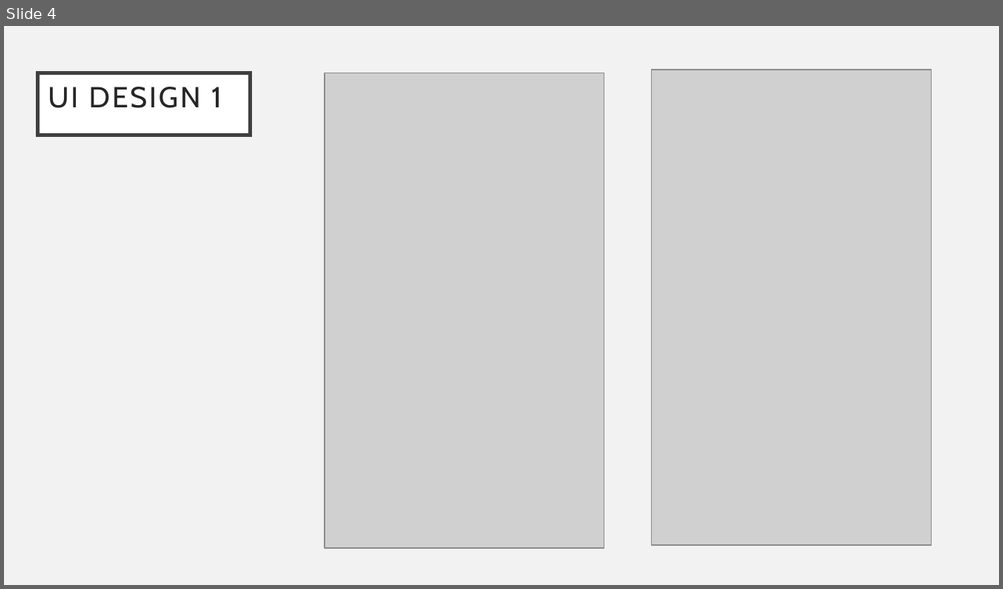
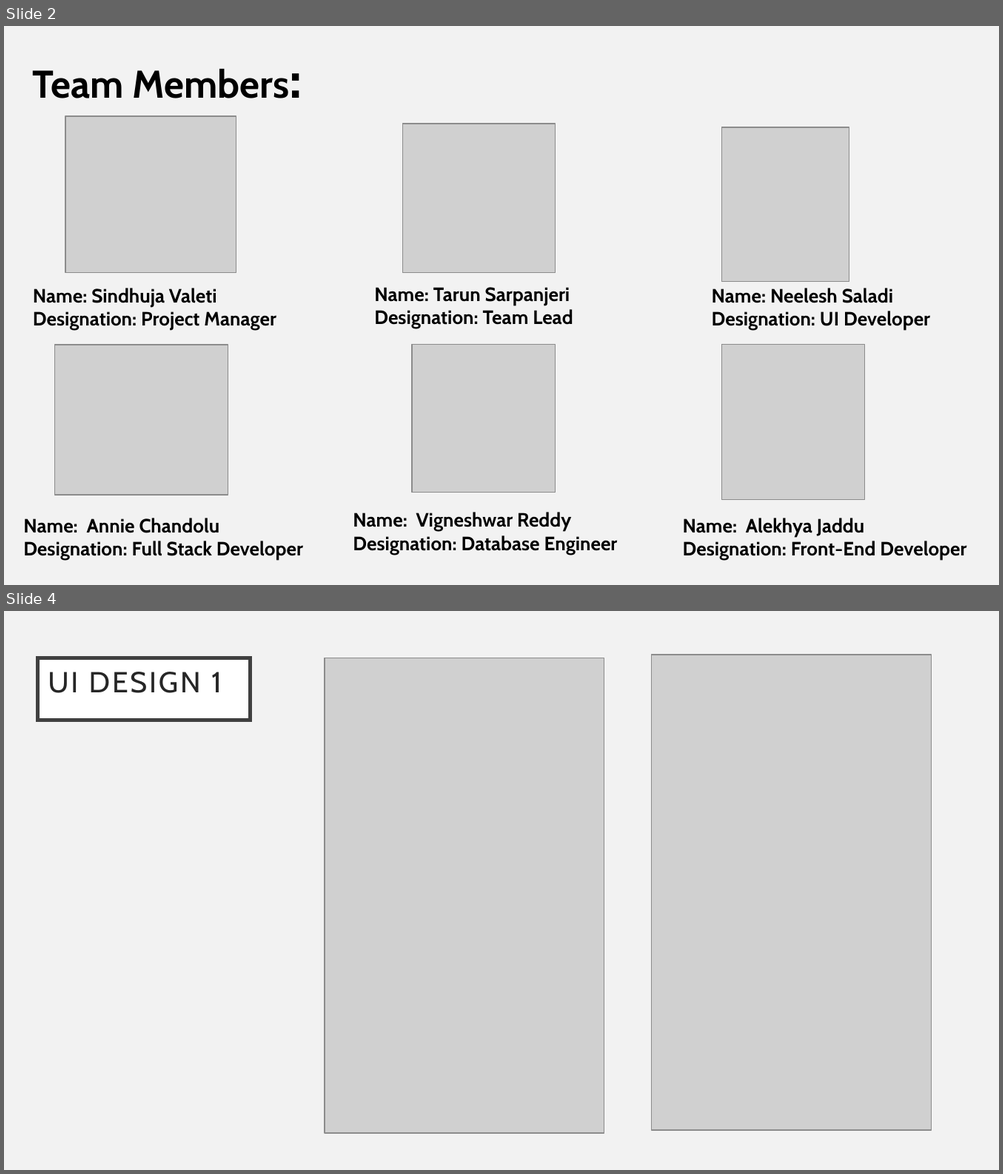
Before and after one commit to annie0sc/gdp_group4, a slide deck: GDP.pptx. Shown one above the other, each under a label of ours: slide 4 before the commit, slides 2 and 4 after it; the slides between them are not shown. The pictures are 1003x589 and 1003x1174 pixels, drawn with LibreOffice and Linux fonts; fonts in the diff are those of the drawing; grey boxes stand for pictures. Boxes give left, top, right and bottom in pixels: in the first picture for what was removed or moved away, otherwise in the second. Text is boxed around its words. In the diff, an @@ line names an element or a change of style, - is before the commit and + after.

```diff
--- a/GDP.pptx
+++ b/GDP.pptx
@@ slide 2 added at [4,26,999,585], background #F2F2F2 @@
@@ text added at [33,68,290,99], 28 pt, text #000000, bold @@
+Team Members:
@@ picture added at [65,116,236,272] @@
@@ picture added at [403,124,555,272] @@
@@ picture added at [721,127,848,281] @@
@@ text added at [33,288,276,330], 14 pt, text #000000, bold @@
+Name: Sindhuja Valeti
+Designation: Project Manager
@@ text added at [374,287,572,329], 14 pt, text #000000, bold @@
+Name: Tarun Sarpanjeri
+Designation: Team Lead
@@ text added at [711,288,930,330], 14 pt, text #000000, bold @@
+Name: Neelesh Saladi
+Designation: UI Developer
@@ picture added at [55,345,227,495] @@
@@ picture added at [412,344,555,492] @@
@@ picture added at [721,344,865,500] @@
@@ text added at [353,512,617,555], 14 pt, text #000000, bold @@
+Name: Vigneshwar Reddy
+Designation: Database Engineer
@@ text added at [23,518,303,561], 14 pt, text #000000, bold @@
+Name: Annie Chandolu
+Designation: Full Stack Developer
@@ text added at [683,518,966,561], 14 pt, text #000000, bold @@
+Name: Alekhya Jaddu
+Designation: Front-End Developer
```
Also in this commit, not shown: 1 slide changed, 1 slide removed.
